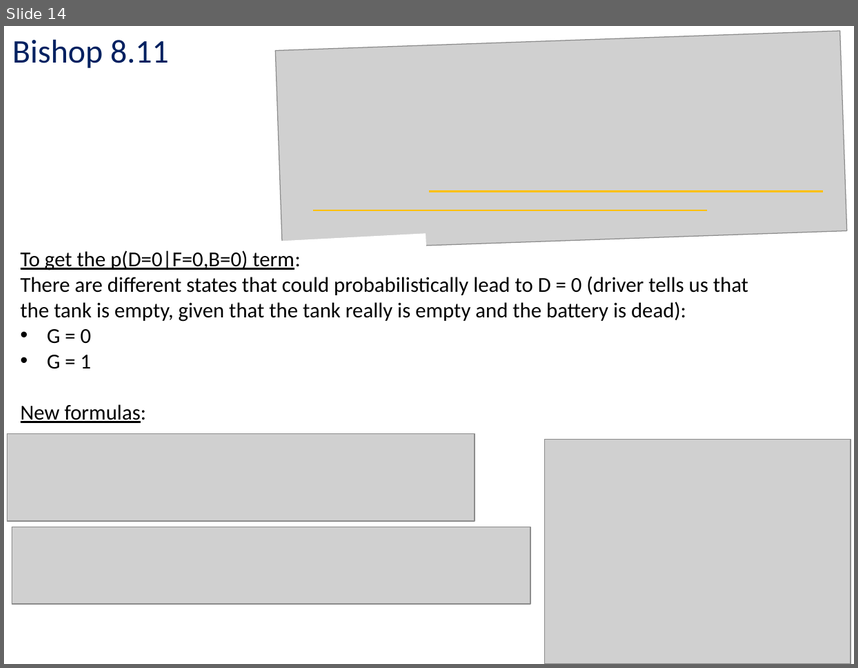
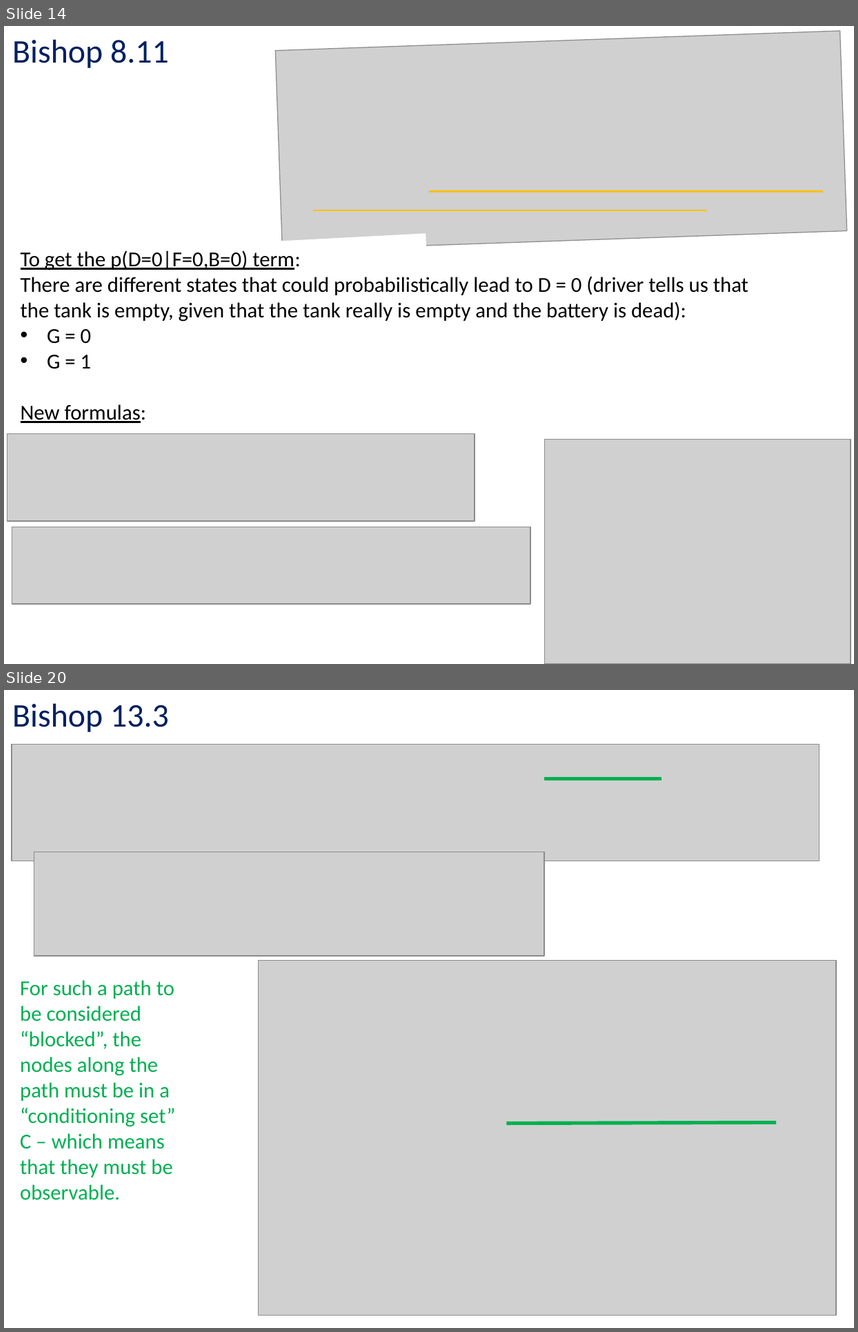
Before and after one commit to kc13/CS1675, a slide deck: recitation12/cs1675_rec12_nov30.pptx. Shown one above the other, each under a label of ours: slide 14 before the commit, slides 14 and 20 after it; the slides between them are not shown. The pictures are 858x668 and 858x1332 pixels, drawn with LibreOffice and Linux fonts; fonts in the diff are those of the drawing; grey boxes stand for pictures. Boxes give left, top, right and bottom in pixels: in the first picture for what was removed or moved away, otherwise in the second. Text is boxed around its words. In the diff, an @@ line names an element or a change of style, - is before the commit and + after.

```diff
--- a/recitation12/cs1675_rec12_nov30.pptx
+++ b/recitation12/cs1675_rec12_nov30.pptx
@@ slide 20 added at <box>4,690,854,1328</box>, background #FFFFFF @@
@@ text added at <box>12,703,169,732</box>, 28 pt, text #002060 @@
+Bishop 13.3
@@ picture added at <box>12,745,819,861</box> @@
@@ line added from (545, 778) to (662, 778), #00B050 3 pt @@
@@ picture added at <box>34,852,545,956</box> @@
@@ picture added at <box>258,960,836,1315</box> @@
@@ text added at <box>20,980,175,1200</box>, 18 pt, text #00B050 @@
+For such a path to be considered “blocked”, the nodes along the path must be in a “conditioning set” C – which means that they must be observable.
@@ line added from (506, 1123) to (776, 1122), #00B050 3 pt @@
```
Also in this commit, not shown: 2 slides changed, 6 other slides added.
